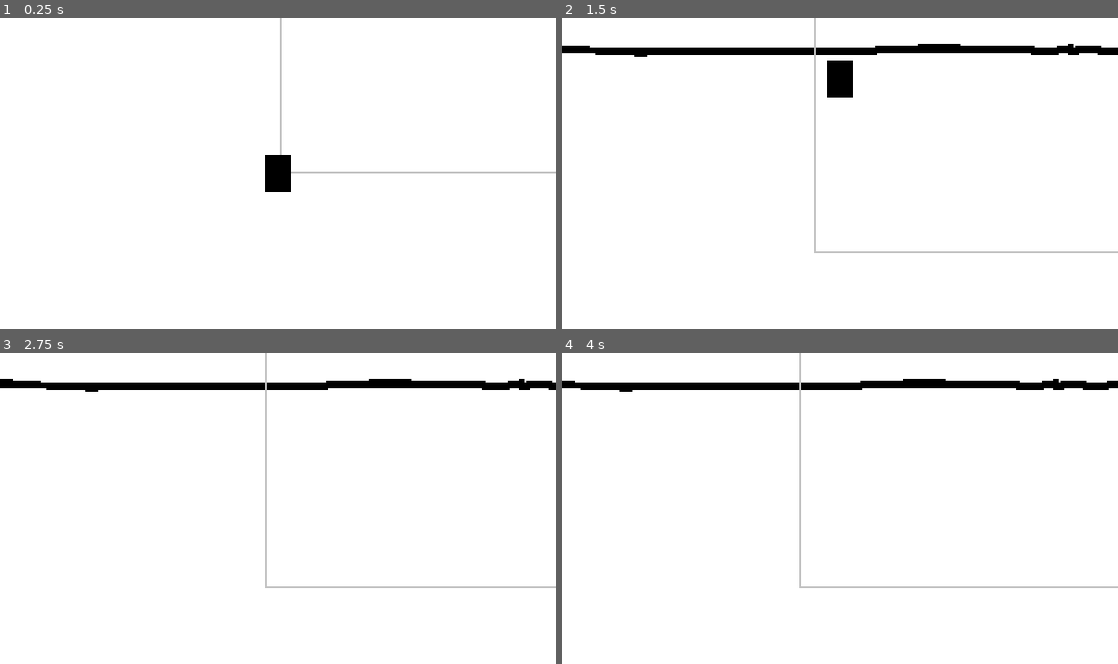
Above: before the commit, frames 1-4 (two rows, left to right).
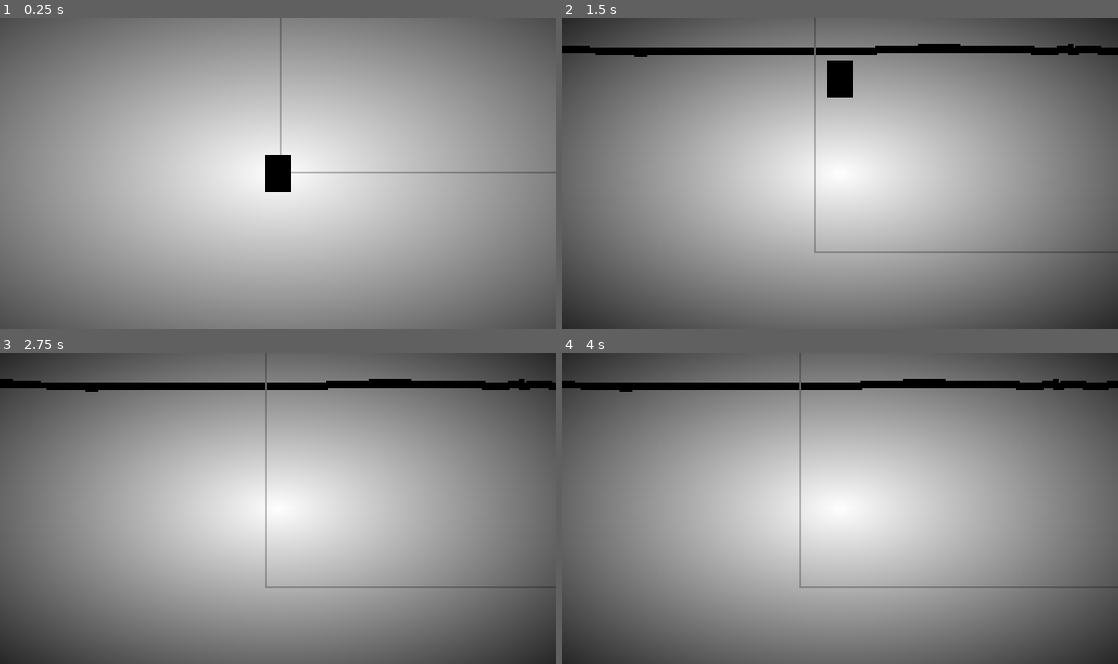
Above: after the commit, the same moments.

Repository: EdBarrancos/Operation_Ai_pain
Game: Godot game, scene res://Scenes/World.tscn
Two runs of this game, one before a commit and one after it. Both use one fixed random seed, a clock stepped at 60 frames per second and the inputs below. The engine's default icon, where the game draws it, is replaced by a stand-in: a white triangle on a blue panel in a dark square.
Inputs:
- Up to frame 1 (0.25 s): no input
- Up to frame 2 (1.5 s): tap Enter at 0.5 s; hold D (RIGHT) 0.53-1.28 s; tap T (TEST) at 0.6, 1.35 s; hold S (DOWN) from 1.28 s (still down)
- Up to frame 3 (2.75 s): release S (DOWN) at 2.03 s; hold D (RIGHT) from 2.03 s (still down); tap T (TEST) at 2.1 s
- Up to frame 4 (4 s): tap Space at 2.75 s; release D (RIGHT) at 2.78 s; hold W (UP) 2.78-3.53 s; tap T (TEST) at 2.85, 3.6 s; tap Enter at 3.5 s; hold A (LEFT) from 3.53 s (still down)

The runs differ from the first frame. In frame 1, 97% of the frame differs, in the area x 0-100%, y 0-100%; in frame 2, 95%; in frame 3, 96%; in frame 4, 96%.

Commit message:
Hunger Bar Working + Vignette Shader Increase

Diff:
--- a/OperationAi/Player/Scripts/Player.gd
+++ b/OperationAi/Player/Scripts/Player.gd
@@ -25,7 +25,7 @@
 	playerCamera.Init(self, DCAMERA)
 	playerCamera.SetLimits(upperLimit, lowerLimit, leftLimit, rightLimit)
 
-func _process(delta):
+func _process(_delta):
 	if Input.is_action_just_pressed("TEST"):
 		playerMovement.SetDirections(playerMovement.GetRandomDirections())
 
--- a/OperationAi/Scenes/Room.tscn
+++ b/OperationAi/Scenes/Room.tscn
@@ -1,10 +1,11 @@
-[gd_scene load_steps=8 format=2]
+[gd_scene load_steps=9 format=2]
 
 [ext_resource path="res://Player/Scenes/Player.tscn" type="PackedScene" id=1]
 [ext_resource path="res://ArtAssets/Quarto_Base.png" type="Texture" id=2]
 [ext_resource path="res://icon.png" type="Texture" id=3]
 [ext_resource path="res://Scenes/Monster.tscn" type="PackedScene" id=4]
 [ext_resource path="res://Scripts/Room.gd" type="Script" id=5]
+[ext_resource path="res://Scripts/VignetteShader.gd" type="Script" id=6]
 
 [sub_resource type="Shader" id=1]
 code = "shader_type canvas_item;
@@ -53,13 +54,16 @@
 [node name="VignetteShader" type="Sprite" parent="CanvasLayer"]
 modulate = Color( 0, 0, 0, 0 )
 material = SubResource( 2 )
-position = Vector2( 148.776, 83.6835 )
+position = Vector2( 149.197, 83.2631 )
 scale = Vector2( 5, 2.64961 )
 texture = ExtResource( 3 )
+script = ExtResource( 6 )
+finalAlpha = 2.0
 
 [node name="Monster" parent="." instance=ExtResource( 4 )]
 initialHunger = 50
-waitingTime = 5
+waitingTime = 10
 
+[connection signal="monster_got_hungrier" from="Monster" to="." method="_on_Monster_monster_got_hungrier"]
 [connection signal="monster_is_full" from="Monster" to="." method="_on_Monster_monster_is_full"]
 [connection signal="monster_is_hungry" from="Monster" to="." method="_on_Monster_monster_is_hungry"]
--- a/OperationAi/Scripts/Monster.gd
+++ b/OperationAi/Scripts/Monster.gd
@@ -2,6 +2,7 @@
 
 signal monster_is_full
 signal monster_is_hungry
+signal monster_got_hungrier
 
 
 export var maxHunger = 100
@@ -32,7 +33,8 @@
 
 func _on_DecreaseHunger_timeout():
 	print("Monter just Got Hungrier")
-	LowerHunger(decreasesByTime)
+	IncreaseHunger(decreasesByTime)
+	emit_signal("monster_got_hungrier")
 
 ###################
 #HUNGER MANAGEMENT#
@@ -42,10 +44,10 @@
 	currentHunger = initialHunger
 	decreasesByTime = baseDecreases
 
-func LowerHunger(value):
+func DecreaseHunger(value):
 	currentHunger -= value
 
-func GainHunger(value):
+func IncreaseHunger(value):
 	currentHunger += value
 
 func IsSatisfied():
@@ -53,3 +55,6 @@
 
 func IsStarving():
 	return currentHunger <= minHunger
+
+func GetPercentageHunger():
+	return (currentHunger*100) / maxHunger
--- a/OperationAi/Scripts/Room.gd
+++ b/OperationAi/Scripts/Room.gd
@@ -7,7 +7,7 @@
 
 # Called when the node enters the scene tree for the first time.
 func _ready():
-	pass # Replace with function body.
+	vignette.SetAlpha(monster.GetPercentageHunger())
 
 
 # Called every frame. 'delta' is the elapsed time since the previous frame.
@@ -16,8 +16,13 @@
 
 
 func _on_Monster_monster_is_full():
-	print("Monster is Full")
+	#print("Monster is Full")
+	pass
 
 
 func _on_Monster_monster_is_hungry():
 	print("Monster is Hungry")
+
+
+func _on_Monster_monster_got_hungrier():
+	vignette.SetAlpha(monster.GetPercentageHunger())
--- /dev/null
+++ b/OperationAi/Scripts/VignetteShader.gd
@@ -0,0 +1,17 @@
+extends Sprite
+
+
+export var initialAlpha = 0
+export var finalAlpha = 1.0
+
+
+# Called when the node enters the scene tree for the first time.
+func _ready():
+	ResetAlpha()
+
+
+func ResetAlpha():
+	modulate.a = initialAlpha
+
+func SetAlpha(percentage):
+	modulate.a = (finalAlpha*percentage)/100
